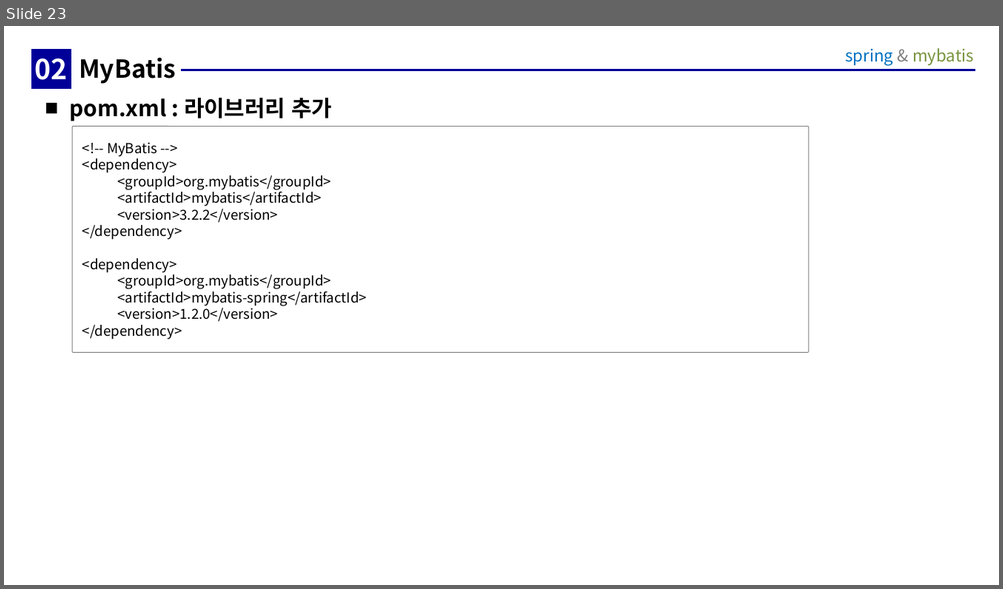
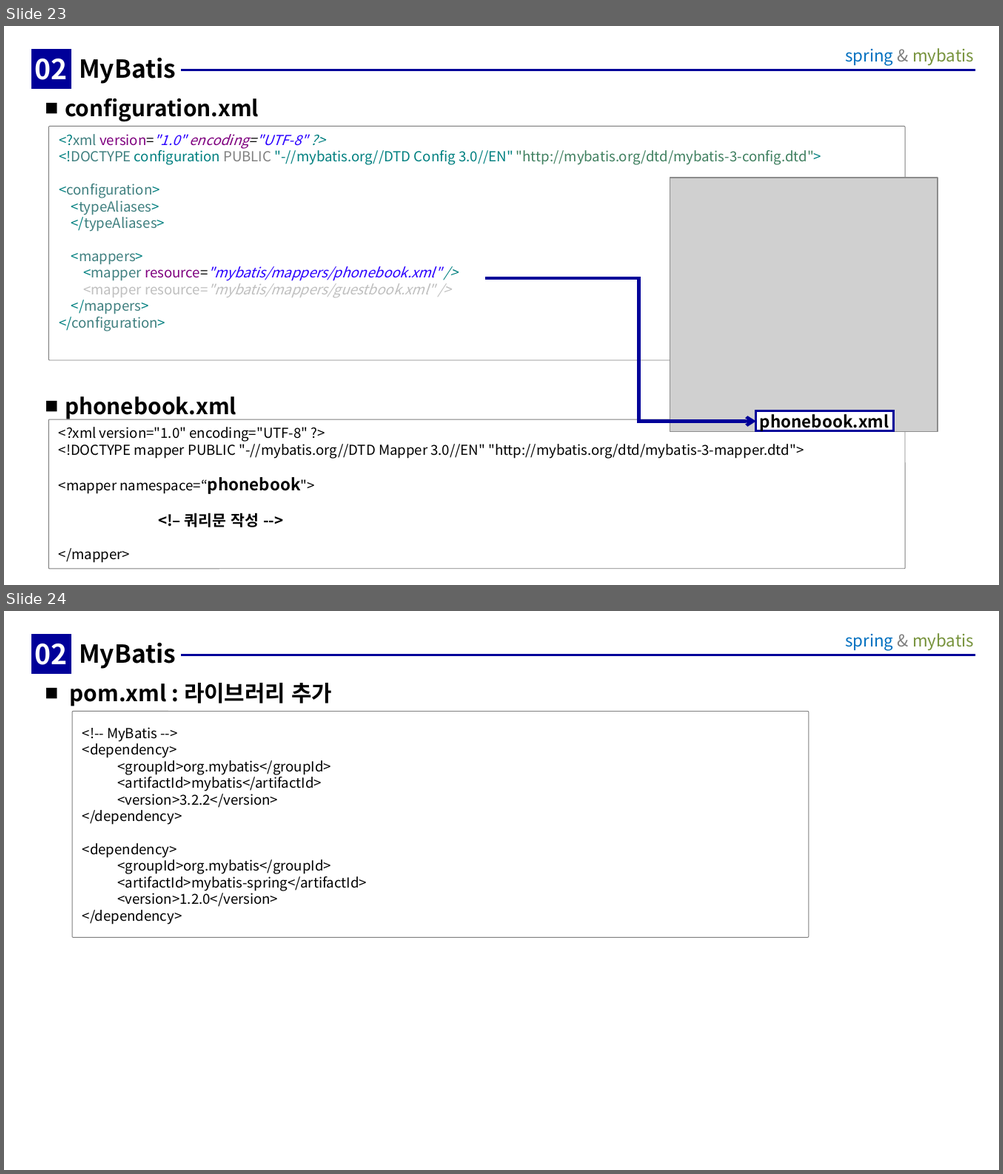
Before and after one commit to sonddokki/class_file, a slide deck: 강의자료/06.spring/프로젝트생성.ppt. Shown one above the other, each under a label of ours: slide 23 before the commit, slides 23 and 24 after it. The pictures are 1003x589 and 1003x1174 pixels, drawn with LibreOffice and Linux fonts; fonts in the diff are those of the drawing; grey boxes stand for pictures. Boxes give left, top, right and bottom in pixels: in the first picture for what was removed or moved away, otherwise in the second. Text is boxed around its words. In the diff, an @@ line names an element or a change of style, - is before the commit and + after.

```diff
--- a/강의자료/06.spring/프로젝트생성.ppt
+++ b/강의자료/06.spring/프로젝트생성.ppt
@@ slide 23 added at box(4, 26, 999, 585), background #FFFFFF; not listed: 2 template elements that a slide beside it also shows @@
@@ text added at box(32, 49, 71, 87), fill #000099, outline #000099 0.26 pt, 20 pt, text #FFFFFF, bold @@
+02
@@ title added at box(79, 57, 176, 84), 18 pt, text #000000, bold @@
+MyBatis
@@ text added at box(65, 99, 259, 122), 16 pt, text #000000, bold @@
+■ configuration.xml
@@ rounded rectangle added at box(48, 127, 905, 361), fill #FFFFFF, outline #7F7F7F 0.51 pt, 10 pt, text #3F7F7F @@
+<?xml version="1.0" encoding="UTF-8" ?>
+<!DOCTYPE configuration PUBLIC "-//mybatis.org//DTD Config 3.0//EN" "http://mybatis.org/dtd/mybatis-3-config.dtd">
+<configuration>
+<typeAliases>
+</typeAliases>
+<mappers>
+<mapper resource="mybatis/mappers/phonebook.xml" />
+<mapper resource="mybatis/mappers/guestbook.xml" />
+</mappers>
+</configuration>
@@ picture added at box(669, 177, 937, 432) @@
@@ elbow arrow added from (485, 278) to (756, 422), #000099 2.24 pt @@
@@ text added at box(65, 397, 236, 420), 16 pt, text #000000, bold @@
+■ phonebook.xml
@@ rounded rectangle added at box(48, 420, 905, 569), fill #FFFFFF, outline #7F7F7F 0.51 pt, 10 pt, text #000000 @@
+<?xml version="1.0" encoding="UTF-8" ?>
+<!DOCTYPE mapper PUBLIC "-//mybatis.org//DTD Mapper 3.0//EN" "http://mybatis.org/dtd/mybatis-3-mapper.dtd">
+<mapper namespace=“phonebook">
+<!– 쿼리문 작성 -->
+</mapper>
@@ rectangle added at box(756, 412, 893, 432), fill #FFFFFF, outline #000099 1.5 pt, 12 pt, text #000000, bold @@
+phonebook.xml
@@ what was slide 23 is now slide 24 @@
```
Also in this commit, not shown: 2 slides changed, 4 other slides added, 22 other files.
